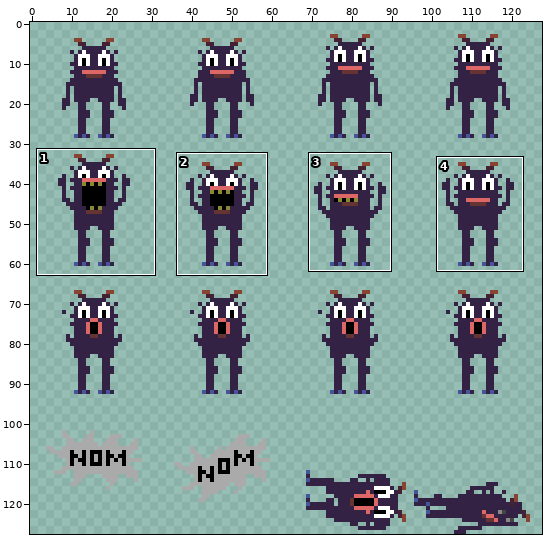
Two states of a sprite sheet, umon/art/imgs/mon_01.png. Above, an overview of the earlier version with the close-up marked.
Close-up. The starting point:
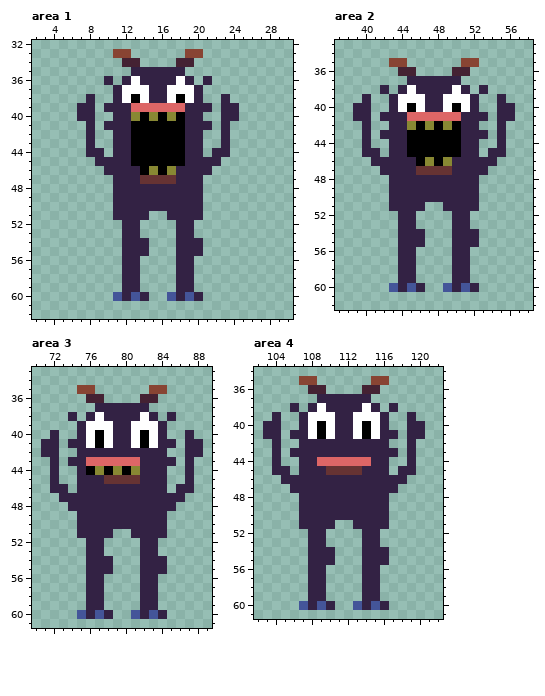
The file is 128x128 pixels. Shown: area 1: x 2..30, y 32..62; area 2: x 37..58, y 33..62; area 3: x 70..89, y 33..61; area 4: x 102..122, y 34..61. The commit also changed other parts of the picture, which this record leaves out.
After:
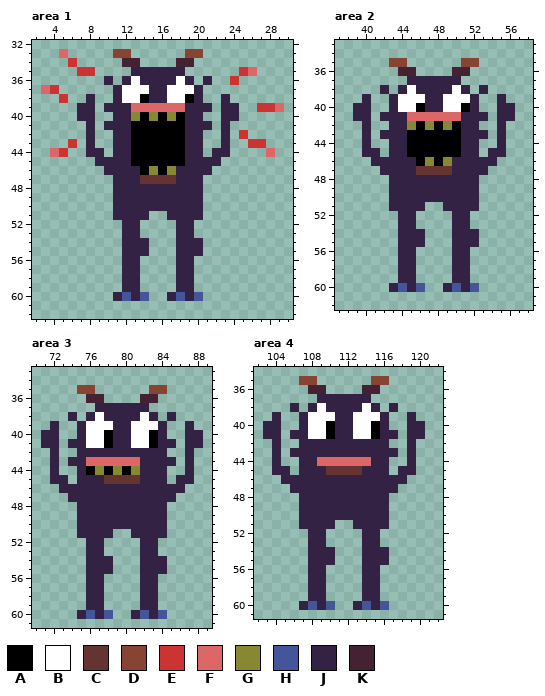
Palette (. is transparent): A #000000  B #ffffff  C #663333  D #884433  E #cc3333  F #dd6666  G #888833  H #445599  J #332244  K #442233
Difference:
--- area 1
@@ x 2..30 @@
 32 .............................
-33 .........DD......DD..........
-34 ..........KK....KK...........
-35 ...........JJJJJJ............
-36 ........J.JBJJJJBJ.J.........
-37 .........JBBBJJBBBJ..........
-38 ......J..JBABJJBABJ..J.......
-39 .....JJ.JJJFFFFFFJJJ.JJ......
+33 ...F.....DD......DD..........
+34 ....E.....KK....KK...........
+35 .....EE....JJJJJJ......EF....
+36 ........J.JBJJJJBJ.J..E......
+37 .FE......JBBBJJBBBJ..........
+38 ...E..J..JBBAJJBBAJ..J.......
+39 .....JJ.JJJFFFFFFJJJ.JJ..EEF.
 40 .....JJ..JJGAGAGAJJ..JJ......
 41 ......J.JJJAAAAAAJJJ.J.......
-42 ......J..JJAAAAAAJJ..J.......
-43 ......J..JJAAAAAAJJ..J.......
-44 ......JJ.JJAAAAAAJJ.JJ.......
+42 ......J..JJAAAAAAJJ..J.E.....
+43 ....E.J..JJAAAAAAJJ..J..EE...
+44 ..FE..JJ.JJAAAAAAJJ.JJ....F..
 45 .......JJJJAAAAAAJJJJ........
@@ x 9..22 @@
 59 ...JJ....JJ...
-60 ..HJHJ..HJHJ..
+60 ..JHJH..JHJH..
 61 ..............
--- area 2
@@ x 43..53 @@
 39 JBBBJJBBBJ.
-40 JBABJJBABJ.
+40 JBBAJJBBAJ.
 41 JJFFFFFFJJJ
@@ x 41..54 @@
 59 ...JJ....JJ...
-60 ..HJHJ..HJHJ..
+60 ..JHJH..JHJH..
 61 ..............
--- area 3
@@ x 70..89 @@
 38 ....J.JBJJJJBJ.J....
-39 .....JBBBJJBBBJ.....
-40 ..J..JBABJJBABJ..J..
-41 .JJ.JJBABJJBABJJ.JJ.
-42 .JJ..JJJJJJJJJJ..JJ.
+39 ..J..JBBBJJBBBJ..J..
+40 .JJ..JBBAJJBBAJ..JJ.
+41 .JJ.JJBBAJJBBAJJ.JJ.
+42 ..J..JJJJJJJJJJ..J..
 43 ..J.JJFFFFFFJJJJ.J..
 44 ..J..JAGAGAGJJJ..J..
-45 ..J..JJJCCCCJJJ..J..
-46 ..JJ.JJJJJJJJJJ.JJ..
-47 ...JJJJJJJJJJJJJJ...
-48 ....JJJJJJJJJJJJ....
+45 ..JJ.JJJCCCCJJJ.JJ..
+46 ...JJJJJJJJJJJJJJ...
+47 ....JJJJJJJJJJJJ....
+48 .....JJJJJJJJJJ.....
 49 .....JJJJJJJJJJ.....
@@ x 73..86 @@
 59 ...JJ....JJ...
-60 ..HJHJ..HJHJ..
+60 ..JHJH..JHJH..
 61 ..............
--- area 4
@@ x 107..117 @@
 39 JBBBJJBBBJ.
-40 JBABJJBABJ.
-41 JBABJJBABJJ
+40 JBBAJJBBAJ.
+41 JBBAJJBBAJJ
 42 JJJJJJJJJJ.
@@ x 105..118 @@
 59 ...JJ....JJ...
-60 ..HJHJ..HJHJ..
+60 ..JHJH..JHJH..
 61 ..............
